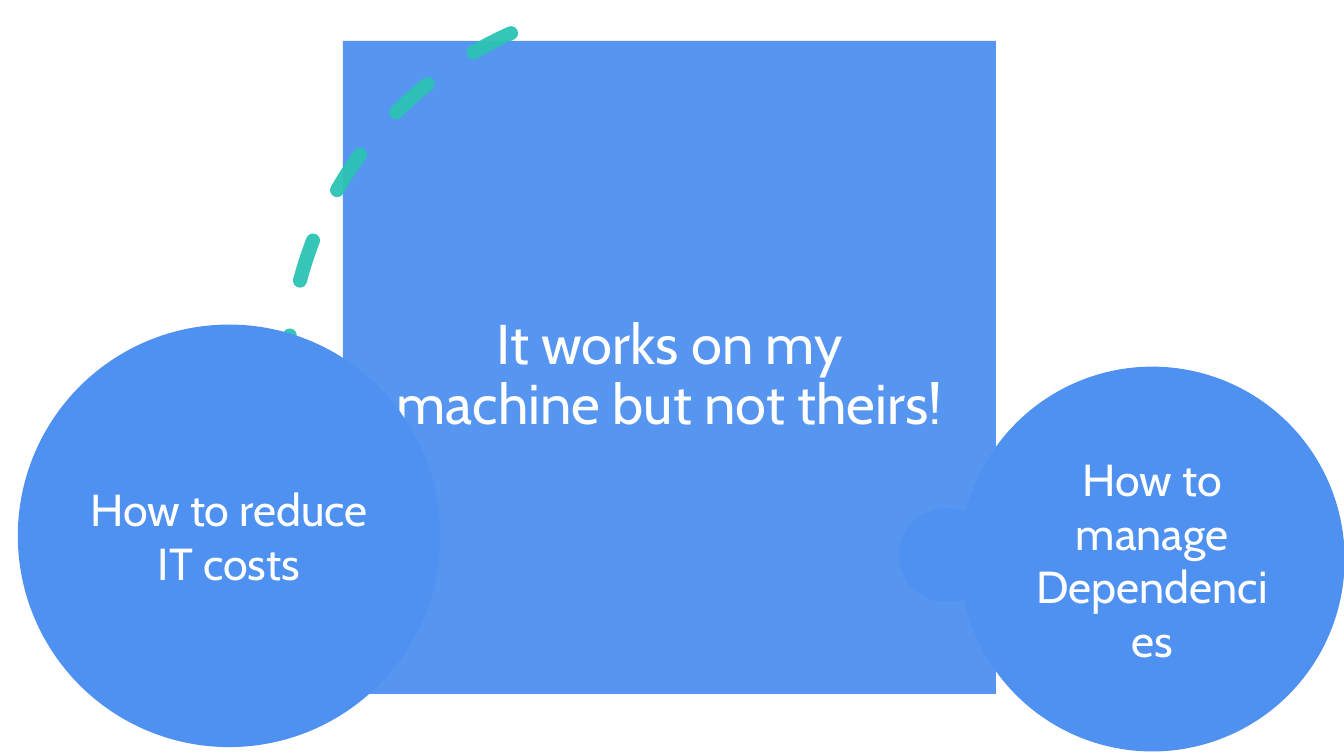
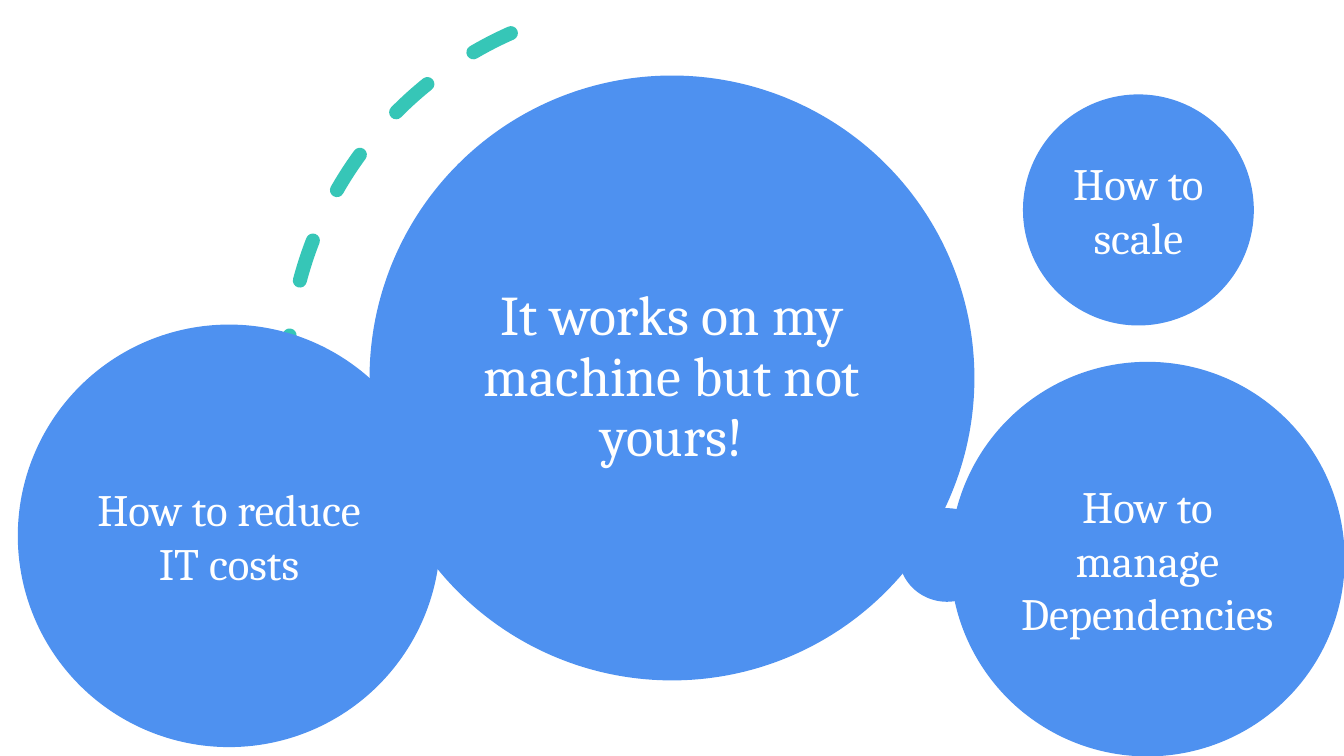
Before and after one commit to nembrinj/protofablab, a slide deck: slide 4 of presentations/Docker Containers.pptx. Drawn at 1344x756 pixels with LibreOffice and Linux fonts; fonts in the diff are those of the drawing. Boxes give left, top, right and bottom in pixels: in the first picture for what was removed or moved away, otherwise in the second. Text is boxed around its words. In the diff, an @@ line names an element or a change of style, - is before the commit and + after.

```diff
--- a/presentations/Docker Containers.pptx
+++ b/presentations/Docker Containers.pptx
@@ arc (boxed as its full ellipse) at [167,0,1158,756]: mirrored; rotation 156 to 336 degrees @@
@@ title removed at [343,41,996,695] @@
-It works on my machine but not theirs!
@@ ellipse added at [370,76,975,681], fill #4E91F0, 40 pt, text #FFFFFF @@
+It works on my machine but not yours!
@@ ellipse added at [1024,95,1254,325], fill #4E91F0, outline #4E91F0 1 pt, 32 pt, text #FFFFFF @@
+How to scale
@@ ellipse "How to reduce IT costs" at [18,326,440,747]: font Cabin to Cambria @@
@@ ellipse "How to manage Dependencies" at [951,363,1344,756]: font Cabin to Cambria @@
@@ ellipse "How to manage Dependencies": place and size @@
-ellipse "How to manage Dependencies" at [961,367,1344,750]
+ellipse "How to manage Dependencies" at [951,363,1344,756]
```
Also in this commit, not shown: 7 other slides changed, 8 slides added, 4 slides removed.
